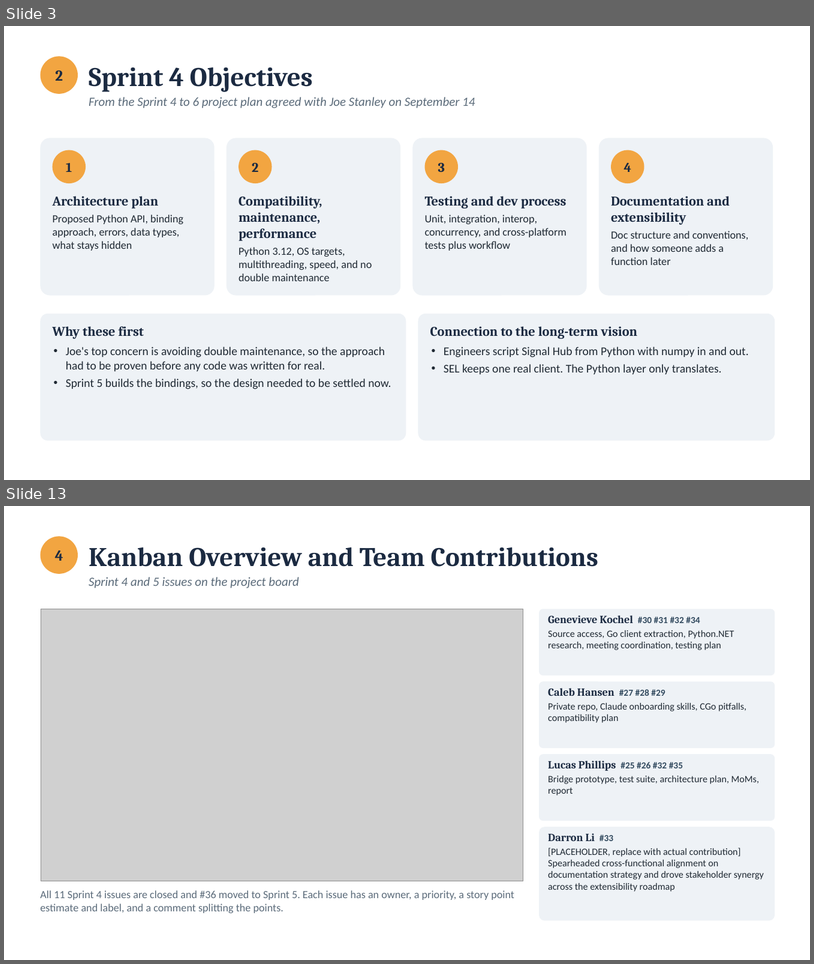
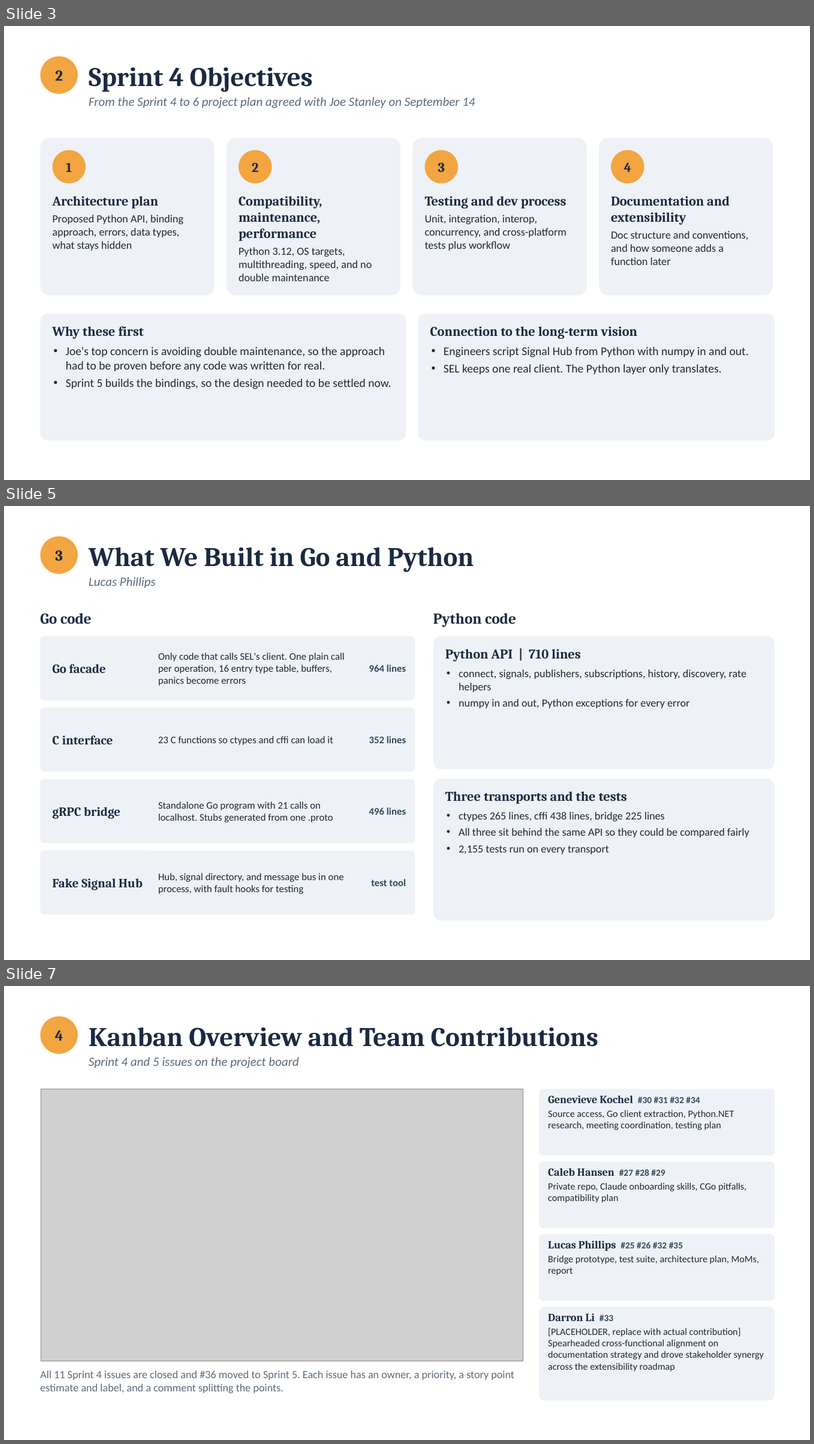
Before and after one commit to calebh13/sel-blueframe-sdk, a slide deck: Sprints/Sprint_4/Sprint 4 Presentation.pptx. Shown one above the other, each under a label of ours: slides 3 and 13 before the commit, slides 3, 5 and 7 after it; the slides between them are not shown. The pictures are 814x964 and 814x1444 pixels, drawn with LibreOffice and Linux fonts; fonts in the diff are those of the drawing; grey boxes stand for pictures. Boxes give left, top, right and bottom in pixels: in the first picture for what was removed or moved away, otherwise in the second. Text is boxed around its words. In the diff, an @@ line names an element or a change of style, - is before the commit and + after.

Commit message:
Prototype overview, client feedback, and shorter feature section in slides

```diff
--- a/Sprints/Sprint_4/Sprint 4 Presentation.pptx
+++ b/Sprints/Sprint_4/Sprint 4 Presentation.pptx
@@ slide 5 added at <box>4,506,810,960</box>, background #FFFFFF @@
@@ ellipse added at <box>40,536,78,574</box>, fill #F2A541, 18 pt, text #1B2A41, bold @@
+3
@@ text added at <box>89,547,474,572</box>, 32 pt, text #1B2A41, bold @@
+What We Built in Go and Python
@@ text added at <box>89,577,156,588</box>, 15 pt, text #5B6B7A, italic @@
+Lucas Phillips
@@ text added at <box>40,613,92,624</box>, 18 pt, text #1B2A41, bold @@
+Go code
@@ text added at <box>434,613,516,627</box>, 18 pt, text #1B2A41, bold @@
+Python code
@@ rounded rectangle added at <box>40,636,416,700</box>, fill #EEF2F6 @@
@@ rounded rectangle added at <box>434,636,776,769</box>, fill #EEF2F6 @@
@@ text added at <box>446,649,747,708</box>, 13 pt, text #1F2933 @@
+Python API | 710 lines
+• connect, signals, publishers, subscriptions, history, discovery, rate helpers
+• numpy in and out, Python exceptions for every error
@@ text added at <box>53,664,106,673</box>, 15 pt, text #1B2A41, bold @@
+Go facade
@@ text added at <box>158,652,345,685</box>, 12 pt, text #1F2933 @@
+Only code that calls SEL's client. One plain call per operation, 16 entry type table, buffers, panics become errors
@@ text added at <box>369,664,406,672</box>, 12 pt, text #324A5F, bold @@
+964 lines
@@ rounded rectangle added at <box>40,708,416,772</box>, fill #EEF2F6 @@
@@ text added at <box>53,735,113,744</box>, 15 pt, text #1B2A41, bold @@
+C interface
@@ text added at <box>158,736,333,745</box>, 12 pt, text #1F2933 @@
+23 C functions so ctypes and cffi can load it
@@ text added at <box>369,736,406,743</box>, 12 pt, text #324A5F, bold @@
+352 lines
@@ rounded rectangle added at <box>40,779,416,843</box>, fill #EEF2F6 @@
@@ rounded rectangle added at <box>434,778,776,921</box>, fill #EEF2F6 @@
@@ text added at <box>446,791,750,854</box>, 13 pt, text #1F2933 @@
+Three transports and the tests
+• ctypes 265 lines, cffi 438 lines, bridge 225 lines
+• All three sit behind the same API so they could be compared fairly
+• 2,155 tests run on every transport
@@ text added at <box>53,807,120,819</box>, 15 pt, text #1B2A41, bold @@
+gRPC bridge
@@ text added at <box>158,801,333,822</box>, 12 pt, text #1F2933 @@
+Standalone Go program with 21 calls on localhost. Stubs generated from one .proto
@@ text added at <box>369,807,406,814</box>, 12 pt, text #324A5F, bold @@
+496 lines
@@ rounded rectangle added at <box>40,850,416,915</box>, fill #EEF2F6 @@
@@ text added at <box>53,878,143,890</box>, 15 pt, text #1B2A41, bold @@
+Fake Signal Hub
@@ text added at <box>158,873,344,894</box>, 12 pt, text #1F2933 @@
+Hub, signal directory, and message bus in one process, with fault hooks for testing
@@ text added at <box>371,879,406,886</box>, 12 pt, text #324A5F, bold @@
+test tool
@@ what was slide 13 is now slide 7 @@
```
Also in this commit, not shown: 6 slides changed, 1 other slide added, 8 slides removed, 8 other files.
